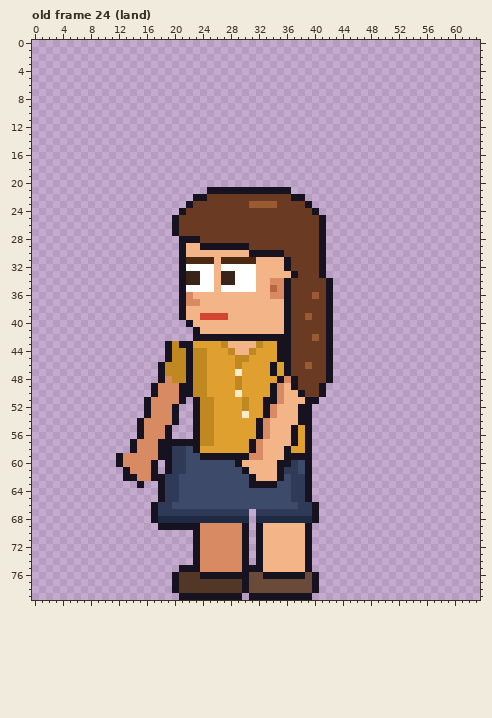
One commit to this pixel-art file: sprites/clients/client_agent_a_left_anim.aseprite. This is how it looked before the edit.
64x80 pixels, 123 frames. Colours within 5 levels of each other are drawn and written as one. Shown: old frame 24 (land). The commit also changed other frames, which this record leaves out.
The result:
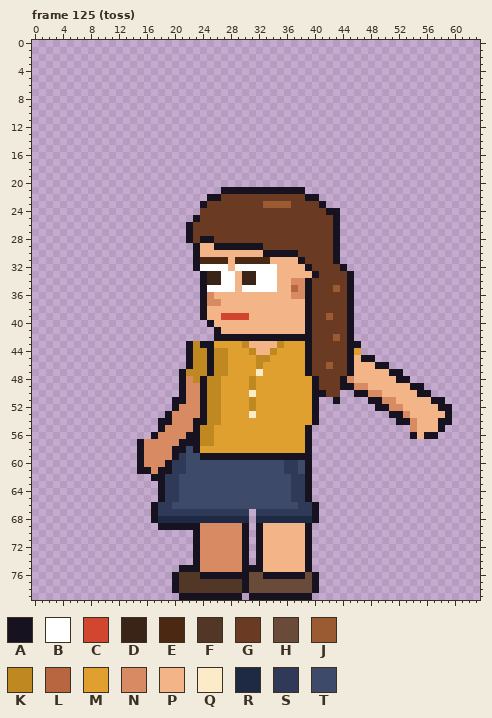
Palette (. is transparent): A #17121f  B #ffffff  C #d2452e  D #3a2418  E #4a2812  F #523626  G #6a3a22  H #6a4a38  J #9a5a32  K #c08820  L #b8663f  M #e0a030  N #d88a62  P #f3b488  Q #fcebc8  R #1e2a44  S #2e3a58  T #3e4a6a
A new or re-ordered frame is compared with the old frame closest to it.
The exact change:
frames 123 -> 129
Changed rows in their new state; - is an unchanged pixel.
Frame 125 (toss) is new; against old frame 24 (land):
first column x 12:
21 -------------..----------AA---------------------
22 -----------..AA----------GGAA-------------------
23 ----------..A------GG--JJ--GGA------------------
24 ---------...----------------GGAA----------------
25 --------...A-----------------GGA----------------
26 --------..A------------------GGA----------------
27 --------..A------------------GGA----------------
28 ---------.-GAA---------------GGA----------------
29 ---------..APP-----AA--------GGA----------------
30 ---------..A-------PP---AA---GGA----------------
31 ---------..A--E-P---EE--PPA--GGA----------------
32 ---------..A--B-P---BBB-PPPA-GGGA---------------
33 ---------...ADDBBPDDBBB--PPPAGGGGA--------------
34 ---------...ADDBBPDDBBBPPNNA--GGGA--------------
35 ---------...A-B--P--BBBPPLNA--GJGA--------------
36 ---------...AN--------PPPNNAG-GGGA--------------
37 ---------...ANN---------PPPA--GGGA--------------
38 ---------...A-----------PPPA--GGGA--------------
39 ---------...APP-CCC-----PPPA--JGGA--------------
40 ----------...A----------PPPA--GGGA--------------
41 -----------...A---------PPPA--GGGA--------------
42 -----------...-----------AAAG-GJGA--------------
43 -------...-KAA-MMMK-PPPKMMMA--GGGAA-------------
44 -------...---AKKMMM-PPKMMMMA--GGGAM-------------
45 -------...---AKK-MM-KK-MMMMA--GGGAPAA-----------
46 ------....---AKK-M--K-M-MMMA--JGGAPPPAA---------
47 ------...AK--AKK-M--Q-M-MMMA--GGGAPPPPPAA-------
48 ------...AN-AKK--M-K---MMMMMA-GGANPPPPPPAA------
49 -----....-NNAKK--M-K--MMMMMMAGGGAANNPPPPPPAA----
50 -----....-NNAKK--M-Q--MMMMMMA-GG--AANNPPPPPAA---
51 ----....A-NNA-K---MK-MMMMMMM---A----AANNPPPPPAA-
52 ----....-NNNA-K---MK-MMMMMMMA--------AANNPPPPPAA
53 ----...ANNNNA-K---MQ-MMMMMMMA----------AANPPPPPA
54 ---...AANNN-A-K-----MMMMMMMMA-----------AANPPPAA
55 ---...ANNNN---------MMMMMM----------------NPPPA-
56 ---..A-NNNA---------MMMMMM----------------APAA--
57 --.A--NNN----------MMMMMMM----------------------
58 --.A--NNAA---------MMMMMM-----------------------
59 ...A--NNA----------AAAAA------------------------
60 ...A-NN----------TTTTTTTS-----------------------
61 -..AANA-----------TTTTTT------------------------
62 -....--------------TTTTT------------------------
63 ---.---------------TTTT-------------------------
